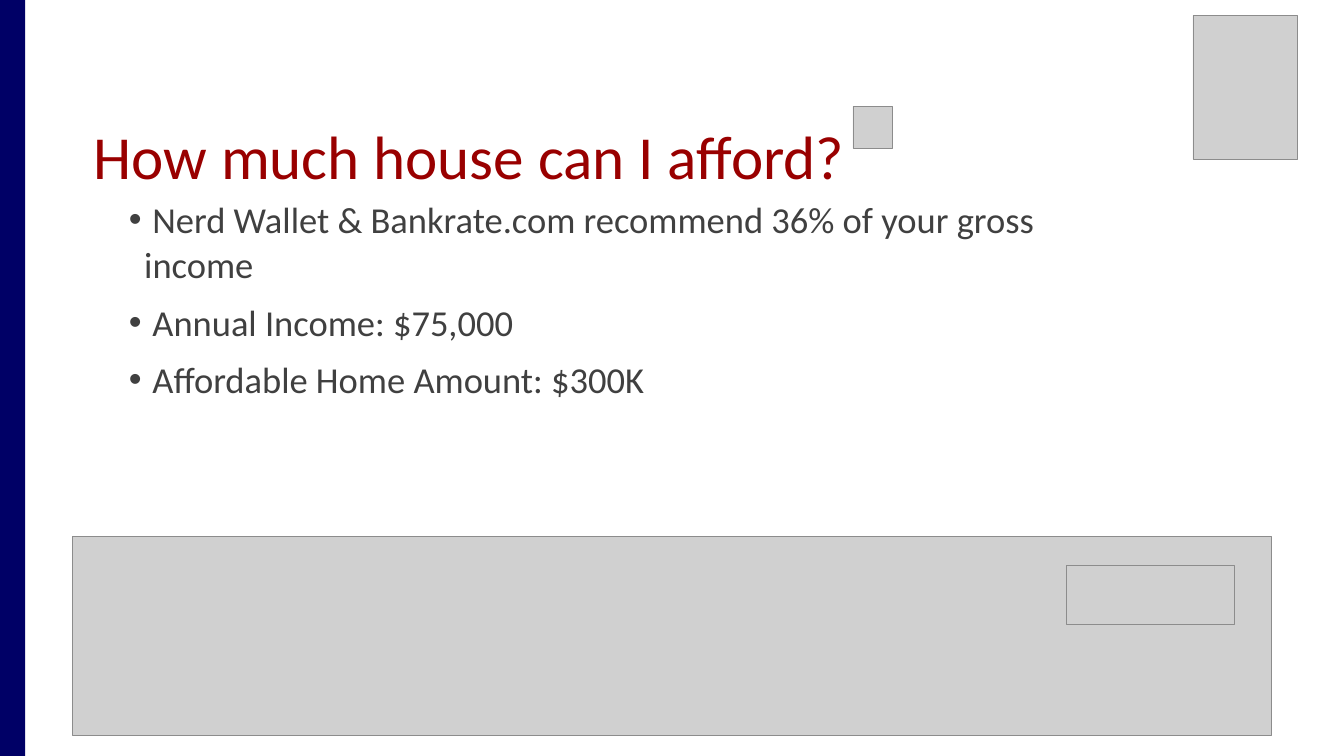
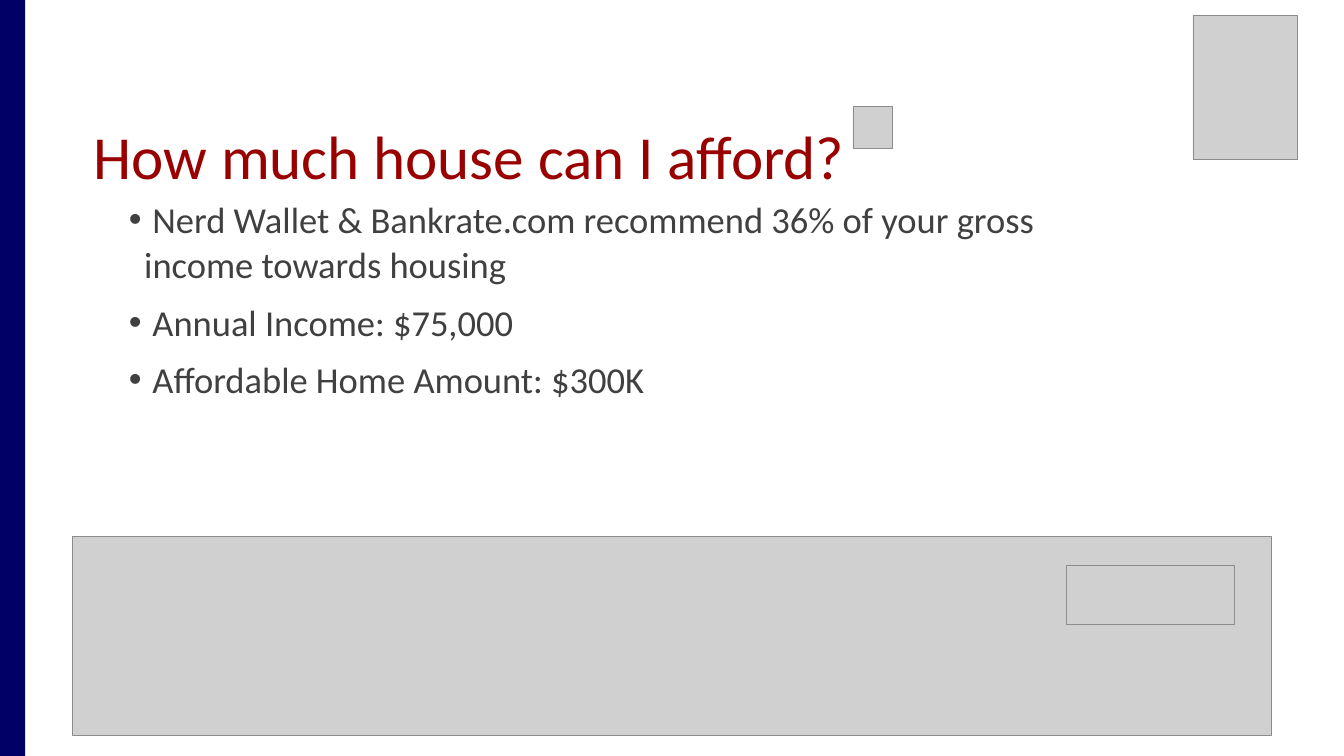
Before and after one commit to amiraligh89/RealEstate_Project1, a slide deck: slide 5 of RealEstate_Presentation.pptx. Drawn at 1344x756 pixels with LibreOffice and Linux fonts; fonts in the diff are those of the drawing; grey boxes stand for pictures. Boxes give left, top, right and bottom in pixels: in the first picture for what was removed or moved away, otherwise in the second. Text is boxed around its words. In the diff, an @@ line names an element or a change of style, - is before the commit and + after.

```diff
--- a/RealEstate_Presentation.pptx
+++ b/RealEstate_Presentation.pptx
@@ text at box(144, 207, 1034, 285): text changed @@
-• Nerd Wallet & Bankrate.com recommend 36% of your gross income
+• Nerd Wallet & Bankrate.com recommend 36% of your gross income towards housing
```
Also in this commit, not shown: 1 other slide changed, 5 slides added, 4 slides removed, 1 other file.
